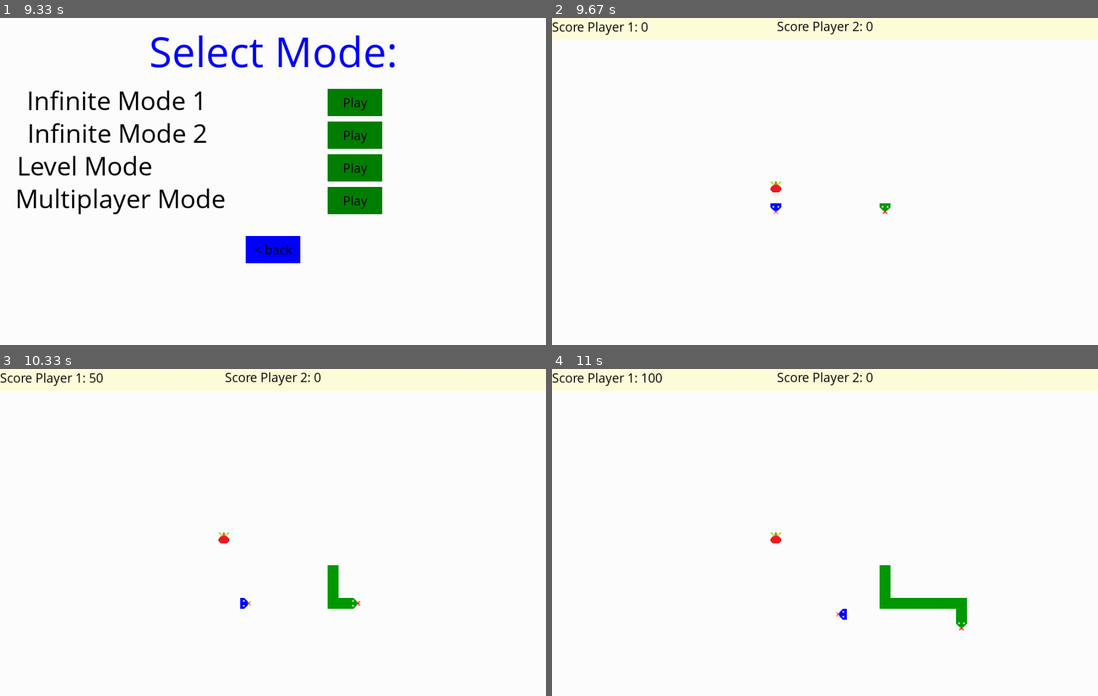
Above: before the commit, frames 1-4 (two rows, left to right).
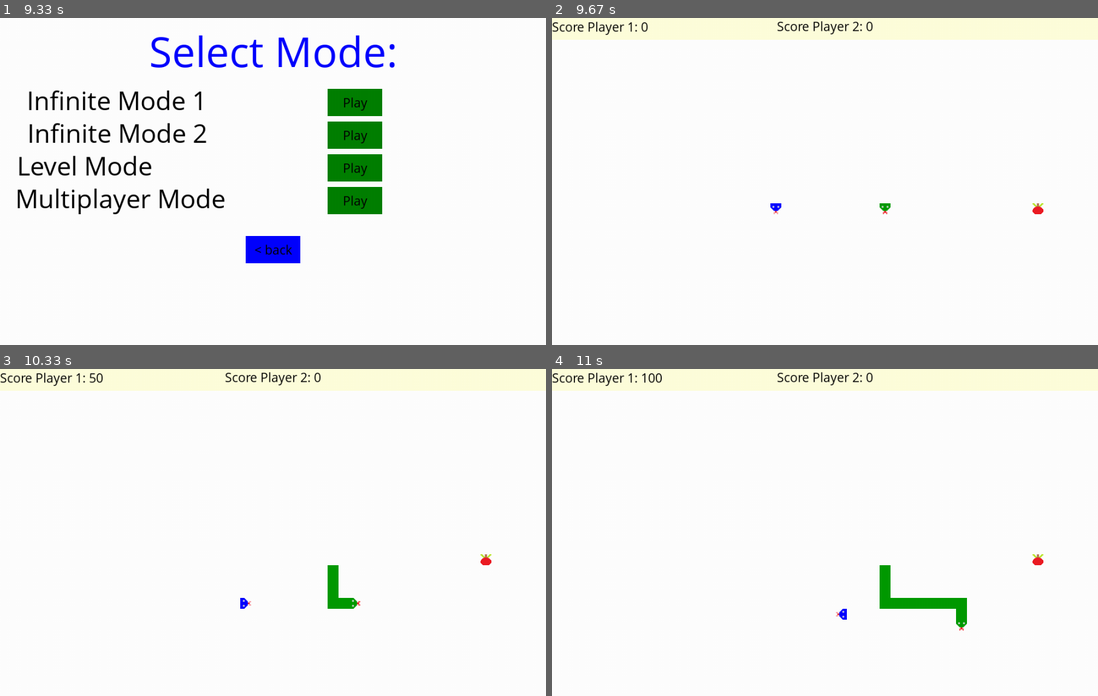
Above: after the commit, the same moments.

Repository: RIPTIDEKING/Snake_Pygame
Game: pygame game, started from MainGame.py
Same seed, same stepped clock (60 frames per second), same inputs: the game is played once before the commit and once after it.
Inputs:
- Up to frame 1 (9.33 s): click "Play" at 0.43 s; click "Play" at 0.8 s; tap A at 1.07, 1.4, 6.95, 8.35 s; hold Down 2.33-2.8 s; hold Left 2.83-3.23 s; hold Up 3.27-3.63 s; click "New Game" at 3.8 s; click "Play" at 4.12 s; hold Down 5.07-5.43 s; hold Left 5.47-5.93 s; hold Up 6.47-6.77 s; hold Right 6.8-7.27 s; hold Down 7.87-8.17 s; hold Left 8.2-8.6 s; hold Up 8.63-9 s; click "New Game" at 9.17 s
- Up to frame 2 (9.67 s): click "Play" at 9.48 s
- Up to frame 3 (10.33 s): tap C at 9.77 s; hold Right from 10.1 s (still down); hold D from 10.1 s (still down); tap V at 10.25 s
- Up to frame 4 (11 s): release Right at 10.73 s; release D at 10.73 s; hold Down from 10.77 s (still down); hold S from 10.77 s (still down); tap A at 10.92 s

Frame 1 is identical in both runs. In frame 2, 0.1% of the frame differs, in the area x 40-90%, y 50-60%; in frame 3, 0.1%; in frame 4, 0.1%.

Commit message:
added highscore, Easter egg and fixed apple bug

Diff:
--- /dev/null
+++ b/HighScore.txt
@@ -0,0 +1,3 @@
+0
+0
+0
--- a/MainGame.py
+++ b/MainGame.py
@@ -15,6 +15,7 @@
 gameDisplay = pygame.display.set_mode((display_width,display_height))
 pygame.display.set_caption('slither')
 pygame.display.update()
+screenDisplay[0] = gameDisplay
 
 
 def game_intro():
--- a/apple.py
+++ b/apple.py
@@ -19,8 +19,12 @@
         print(extrals)
         print(rAx,rAy)
         return
+    if not screenDisplay[0].get_at((rAx+5,rAy+5)) == whiteA:
+        randomApple(fLs,randAppArgs,extrals)
+        print("here")
     randAppArgs['randAppleX'] = rAx
     randAppArgs['randAppleY'] = rAy
+    print(screenDisplay[0].get_at((rAx,rAy)),screenDisplay[0].get_at((rAx+5,rAy+5)))
 
 def randomApple2(fLs,randA2Args,extrals = []):
     rAx = 0
@@ -35,6 +39,8 @@
         randomApple2(fLs,randA2Args,extrals)
         print(extrals)
         return
+    if not screenDisplay[0].get_at((rAx+5,rAy+5)) == whiteA:
+        randomApple2(fLs,randA2Args,extrals)
     randA2Args['randAppleX2'] = rAx
     randA2Args['randAppleY2'] = rAy
 
@@ -50,8 +56,25 @@
     if checkBigRect(extrals,rAx,rAy):
         randomAppleSpecial(fLs,randAsArgs,extrals)
         return
+    if not screenDisplay[0].get_at((rAx+5,rAy+5)) == whiteA:
+        randomAppleSpecial(fLs,randAsArgs,extrals)
     randAsArgs['randAppleXSpecial'] = rAx
     randAsArgs['randAppleYSpecial'] = rAy
+
+def randomAppleE(fLs,randAsArgs,extrals=[]):
+    rAx = 0
+    rAy = 0
+    rAx = random.randrange(0,display_width-block_size,block_size)
+    rAy = random.randrange(40,display_height-block_size,block_size)
+    for snakePart in fLs:
+        if rAx == snakePart[0] and rAy == snakePart[1]:
+            randomAppleE(fLs,randAsArgs,extrals)
+            return
+    if checkBigRect(extrals,rAx,rAy):
+        randomAppleE(fLs,randAsArgs,extrals)
+        return
+    randAsArgs['randAppleXE'] = rAx
+    randAsArgs['randAppleYE'] = rAy
 
 def checkBigRect(rectInfo,rAx,rAy):
     for element in rectInfo:
--- a/mods.py
+++ b/mods.py
@@ -18,6 +18,7 @@
         self.randAppArgs = {'countApple':0,'randAppleX':0,'randAppleY':0}
         self.randA2Args = {'randAppleX2':0,'randAppleY2':0}
         self.randAsArgs = {'randAppleXSpecial':0,'randAppleYSpecial':0}
+        self.randAppArgsE = {'randAppleXE':0,'randAppleYE':0}
 
         self.direction = "Right"
         self.gameOver = False
@@ -32,6 +33,7 @@
         self.appleEnable = True
         self.apple2Enable = False
         self.appleSpecialEnable = False
+        self.appleEEnable = False
 
         self.tempCountA2 = 0
         self.tempCountAS = 0
@@ -45,6 +47,9 @@
         self.cheatKey = True
 
         self.ls = [[0,40,1000,20],[0,60,20,540],[980,60,20,540],[20,580,960,20]]
+
+        self.eEval = True
+        self.foundE = False
 
     def randomAppleStart(self):
         randomApple([],self.randAppArgs)
@@ -72,9 +77,14 @@
         self.gameDisplay.fill(white)
         pygame.draw.rect(self.gameDisplay,l_yellow,[0,0,1000,40])
         scoreDisplay(self.gameDisplay,self.score)
+        if self.foundE:
+            self.easterEgg()
         self.drawLevel()
 
-        self.gameDisplay.blit(appleMain,(self.randAppArgs['randAppleX'],self.randAppArgs['randAppleY']))
+        if self.appleEEnable:
+            self.gameDisplay.blit(appleEaster,(self.randAppArgsE['randAppleXE'],self.randAppArgsE['randAppleYE']))
+        else:
+            self.gameDisplay.blit(appleMain,(self.randAppArgs['randAppleX'],self.randAppArgs['randAppleY']))
         if self.apple2Enable:
             self.gameDisplay.blit(apple2,(self.randA2Args['randAppleX2'],self.randA2Args['randAppleY2']))
         if self.appleSpecialEnable:
@@ -96,6 +106,13 @@
 
         pygame.display.update()
 
+        if self.lead_x == self.randAppArgsE['randAppleXE'] and self.lead_y == self.randAppArgsE['randAppleYE']:
+            self.snake_length += 100
+            self.eEval = False
+            self.appleEEnable = False
+            self.foundE = True
+            self.newAppleLogic()
+
         if self.lead_x == self.randAppArgs['randAppleX'] and self.lead_y == self.randAppArgs['randAppleY']:
             self.snake_length += 1
             self.newAppleLogic()
@@ -104,22 +121,39 @@
             self.snake_length += 2
             self.tempCountA2 = 0
             self.apple2Enable = False
+            if self.randAppArgs['countApple'] == 10 and self.eEval:
+                if self.appleSpecialEnable:
+                    self.eEval = False
+            else:
+                self.eEval = False
+            print(self.eEval,self.randAppArgs['countApple'])
 
         if self.lead_x == self.randAsArgs['randAppleXSpecial'] and self.lead_y == self.randAsArgs['randAppleYSpecial'] and self.appleSpecialEnable:
             self.snake_length += 5
             self.appleSpecialEnable = False
             self.tempCountAS = 0
+            if self.randAppArgs['countApple'] == 10 and self.eEval:
+                pass
+            else:
+                self.eEval = False
+            print(self.eEval,self.randAppArgs['countApple'])
 
         if self.apple2Enable:
             if self.tempCountA2 < 70:
-                self.tempCountA2 += 1
+                if self.randAppArgs['countApple']==10 and self.eEval:
+                    pass
+                else:
+                    self.tempCountA2 += 1
             else:
                 self.apple2Enable = False
                 self.tempCountA2 =0
 
         if self.appleSpecialEnable:
             if self.tempCountAS < 40:
-                self.tempCountAS += 1
+                if self.randAppArgs['countApple']==10 and self.eEval:
+                    pass
+                else:
+                    self.tempCountAS += 1
             else:
                 self.appleSpecialEnable = False
                 self.tempCountAS = 0
@@ -147,13 +181,37 @@
             return True
         return False
 
-    def orgGameOver(self,fscore):
+    def highScore(self,hscore,mode = 0):
+        print(mode)
+        f = open("HighScore.txt","r")
+        ls = []
+        for i in f:
+            ls.append(i)
+        f.close()
+        # print(ls)
+        if int(ls[mode]) < hscore:
+            ls[mode] = str(hscore)+'\n'
+            w = open("HighScore.txt","w")
+            for i in ls:
+                w.write(i)
+            w.close()
+        rhs = int(ls[mode])
+        return rhs
+
+    def orgGameOver(self,fscore,mode=0):
+        flag = True
+        rhs = 0
         while self.gameOver:
-            self.gameDisplay.fill(white)
-            message_to_screen(self.gameDisplay,"Game Over!!!",red,y_displace = -50,size = "medium")
-            message_to_screen(self.gameDisplay,"Your Final Score: {}".format(fscore),blue)
+            if flag:
+                hs = self.highScore(fscore,mode)
+                flag = False
+                self.gameDisplay.fill(white)
+                message_to_screen(self.gameDisplay,"Game Over!!!",red,y_displace = -100,size = "medium")
+                message_to_screen(self.gameDisplay,"Your Final Score: {}".format(fscore),blue,y_displace=-50)
+                message_to_screen(self.gameDisplay,"High Score: {} ".format(hs),blue)
 
             self.newGameBtn.drawBtn()
+
             self.quitBtn.drawBtn()
             pygame.display.update()
 
@@ -201,11 +259,18 @@
                     self.cheatKey = True
 
     def newAppleLogic(self):
-        randomApple(self.snakeList,self.randAppArgs)
-        if self.randAppArgs['countApple']%5 == 0:
+        if self.randAppArgs['countApple'] == 11 and self.eEval:
+            if self.appleSpecialEnable or self.apple2Enable:
+                self.eEval = False
+            else:
+                randomAppleE(self.snakeList,self.randAppArgsE)
+                self.appleEEnable = True
+        else:
+            randomApple(self.snakeList,self.randAppArgs)
+        if (self.randAppArgs['countApple'])%5 == 0:
             randomApple2(self.snakeList,self.randA2Args)
             self.apple2Enable = True
-        if self.randAppArgs['countApple']%10 == 0:
+        if (self.randAppArgs['countApple'])%10 == 0:
             randomAppleSpecial(self.snakeList,self.randAsArgs)
             self.appleSpecialEnable = True
 
@@ -218,6 +283,10 @@
 
     def gameInit(self):
         self.gameStart = False
+
+    def easterEgg(self):
+        #print("Here")
+        message_to_screen(self.gameDisplay,"Created By: Ayush Agarwal",green,y_displace=-280,size="small")
 
 class orgModS(orgMod):
 
@@ -235,12 +304,17 @@
     def drawLevel(self):
         pass
 
+    def orgGameOver(self, fscore, mode=1):
+        return super().orgGameOver(fscore, mode)
+
+
 class levelMod(orgModS):
 
     def __init__(self,gameDisplay,gameLoop,gameExit):
         self.level = 1
         self.scores = []
         self.tscore = 0
+        self.mode = 2
         self.rectInfo = [
             [],
             [[0,40,480,20],[520,40,480,20],[0,60,20,220],[0,320,20,280],[980,60,20,220],[980,320,20,280],[20,580,460,20],[520,580,460,20]],
@@ -331,8 +405,8 @@
 
             self.gameStart = False
 
-    def orgGameOver(self, fscore):
-        return super().orgGameOver(self.tscore+fscore)
+    def orgGameOver(self, fscore,mode = 2):
+        return super().orgGameOver(self.tscore+fscore,mode)
 
 
 class multiPlayer(orgModS):
--- a/resorces_basic.py
+++ b/resorces_basic.py
@@ -1,12 +1,15 @@
 import pygame
 import time
 pygame.init()
+
+screenDisplay = [" "]
 
 smallFont = pygame.font.SysFont("comicsansms",25)
 medFont = pygame.font.SysFont("comicsansms",50)
 largeFont = pygame.font.SysFont("comicsansms",80)
 
 white = (255,255,255)
+whiteA = (255,255,255,255)
 black = (0,0,0)
 red = (190,0,0)
 green = (0,128,0)
@@ -19,10 +22,10 @@
 
 imgHead = pygame.image.load('snakeHead.png')
 imgHead1 = pygame.image.load('snakeBody.png')
-#imgTail = pygame.image.load('snakeTail.png')
 appleMain = pygame.image.load('appleSimple.png')
 apple2 = pygame.image.load('apple2.png')
 appleSpecial = pygame.image.load('appleultimate.png')
+appleEaster = pygame.image.load('appleEaster.png')
 
 FPS = 10
 display_width = 1000
Binary file added: appleEaster.png
Binary file changed: appleultimate.png
